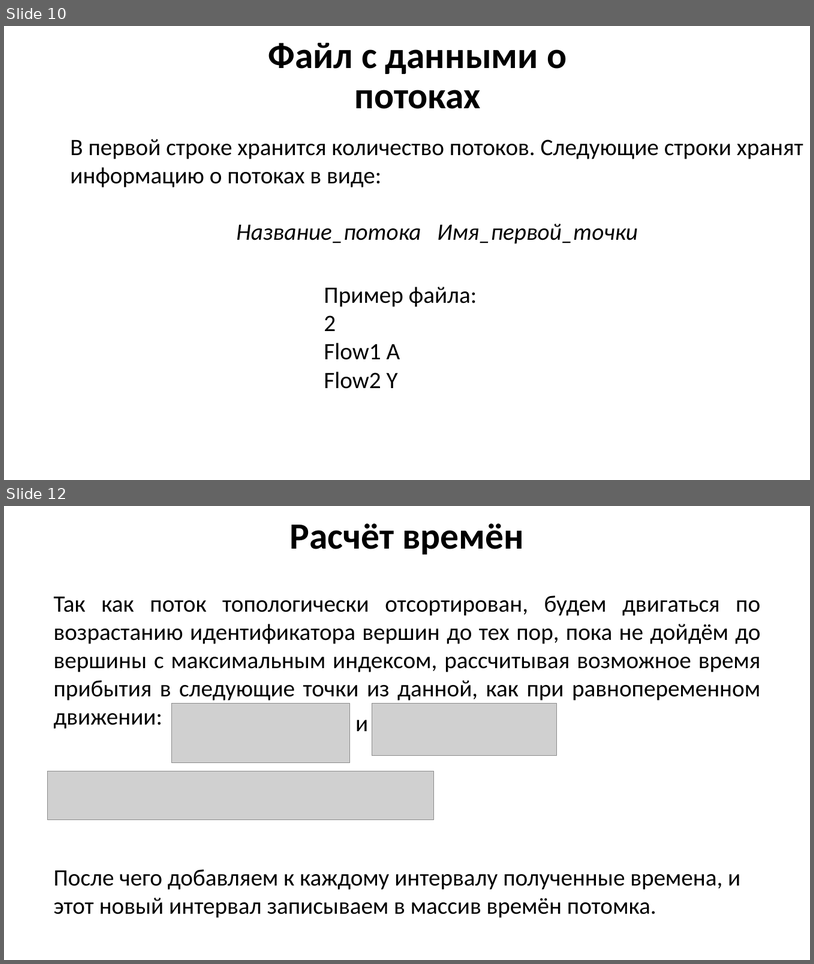
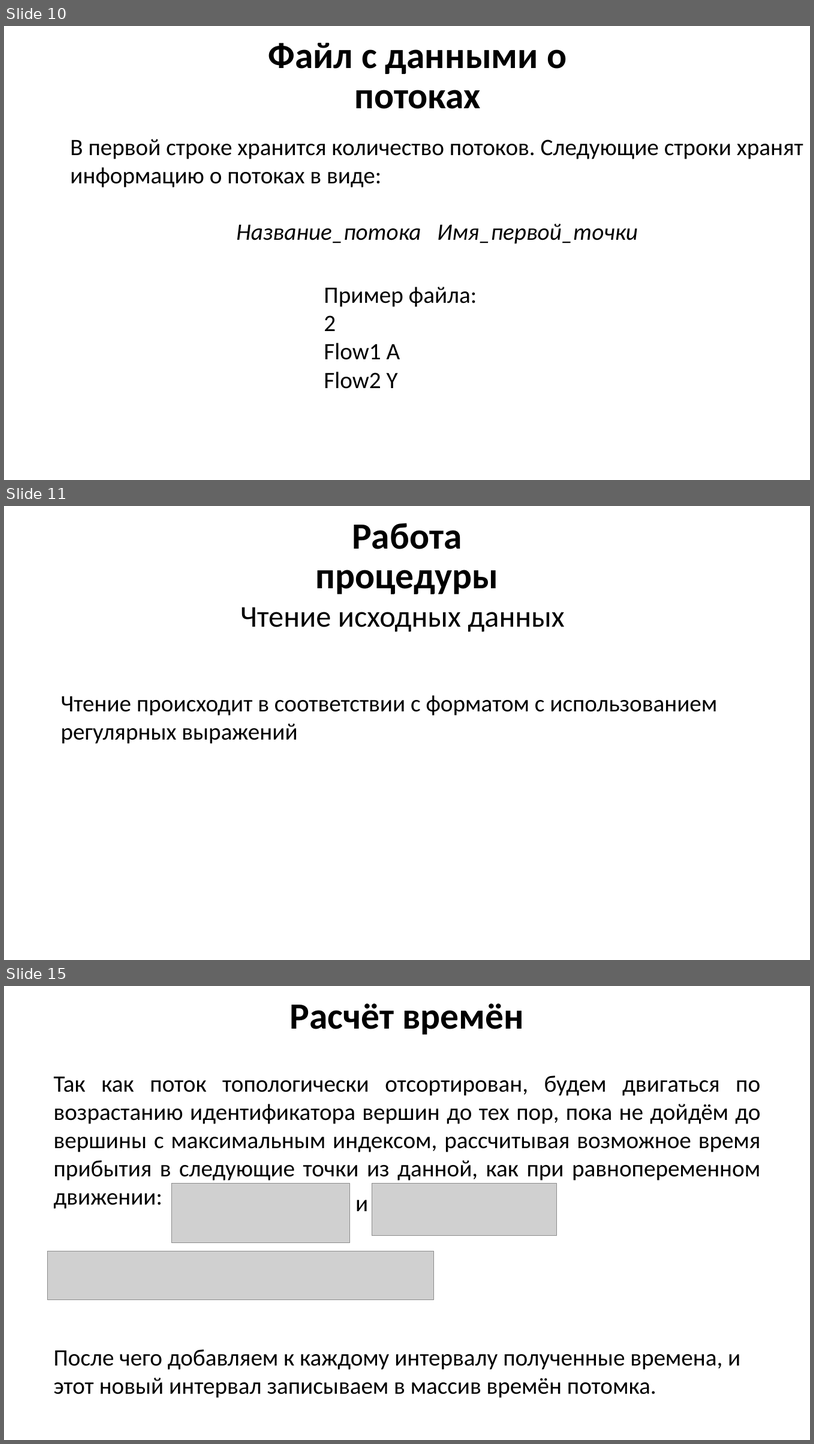
Before and after one commit to GooDgRaF/Bachelor_diplom, a slide deck: Диплом/Презентация ВКР.pptx. Shown one above the other, each under a label of ours: slides 10 and 12 before the commit, slides 10, 11 and 15 after it; the slides between them are not shown. The pictures are 814x964 and 814x1444 pixels, drawn with LibreOffice and Linux fonts; fonts in the diff are those of the drawing; grey boxes stand for pictures; background and template pictures are left out. Boxes give left, top, right and bottom in pixels: in the first picture for what was removed or moved away, otherwise in the second. Text is boxed around its words. In the diff, an @@ line names an element or a change of style, - is before the commit and + after.

```diff
--- a/Диплом/Презентация ВКР.pptx
+++ b/Диплом/Презентация ВКР.pptx
@@ slide 11 added at (4,506,810,960), background picture (left out) @@
@@ text added at (316,523,498,594), 44 pt, text #000000, bold @@
+Работа процедуры
@@ text added at (240,607,564,632), 36 pt, text #000000 @@
+Чтение исходных данных
@@ text added at (61,695,717,744), 28 pt, text #000000 @@
+Чтение происходит в соответствии с форматом с использованием регулярных выражений
@@ what was slide 12 is now slide 15 @@
```
Also in this commit, not shown: 5 slides changed, 5 other slides added, 1 slide removed, 18 other files.
